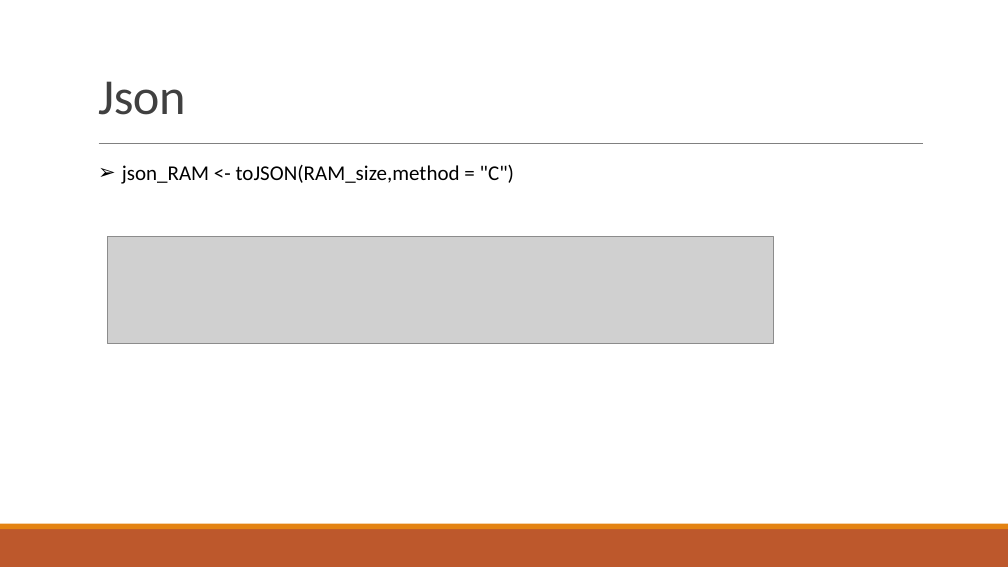
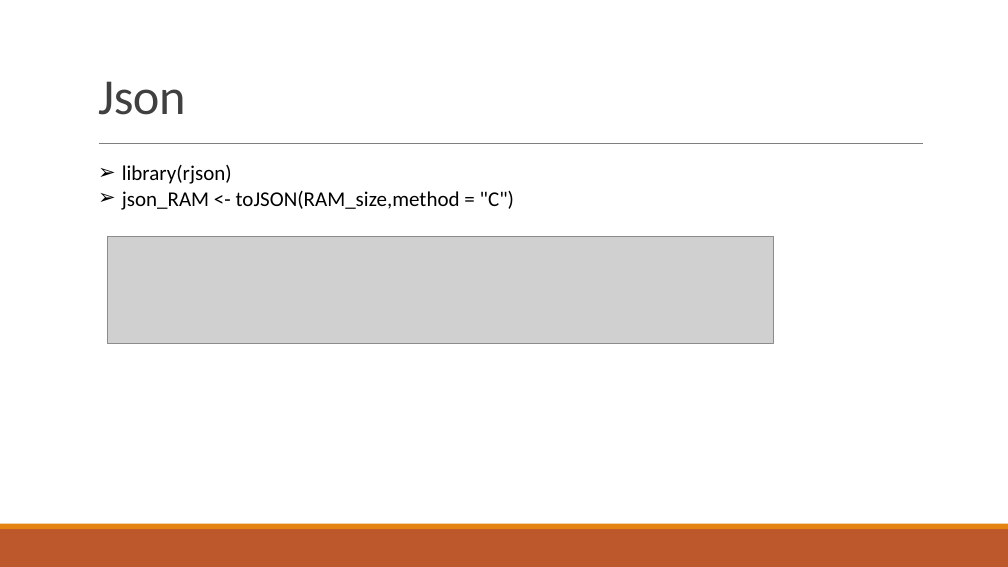
Before and after one commit to mpmp2013/Home-Work-for-BDIF, a slide deck: slide 6 of DSA_PeiMing.pptx (slide 8 before the commit). Drawn at 1008x567 pixels with LibreOffice and Linux fonts; fonts in the diff are those of the drawing; grey boxes stand for pictures. Boxes give left, top, right and bottom in pixels: in the first picture for what was removed or moved away, otherwise in the second. Text is boxed around its words. In the diff, an @@ line names an element or a change of style, - is before the commit and + after.

```diff
--- a/DSA_PeiMing.pptx
+++ b/DSA_PeiMing.pptx
@@ text at [122, 165, 232, 184]: paragraph added @@
+➢ library(rjson)
```
Also in this commit, not shown: 2 other slides changed, 1 slide added, 3 slides removed, 1 other file.
